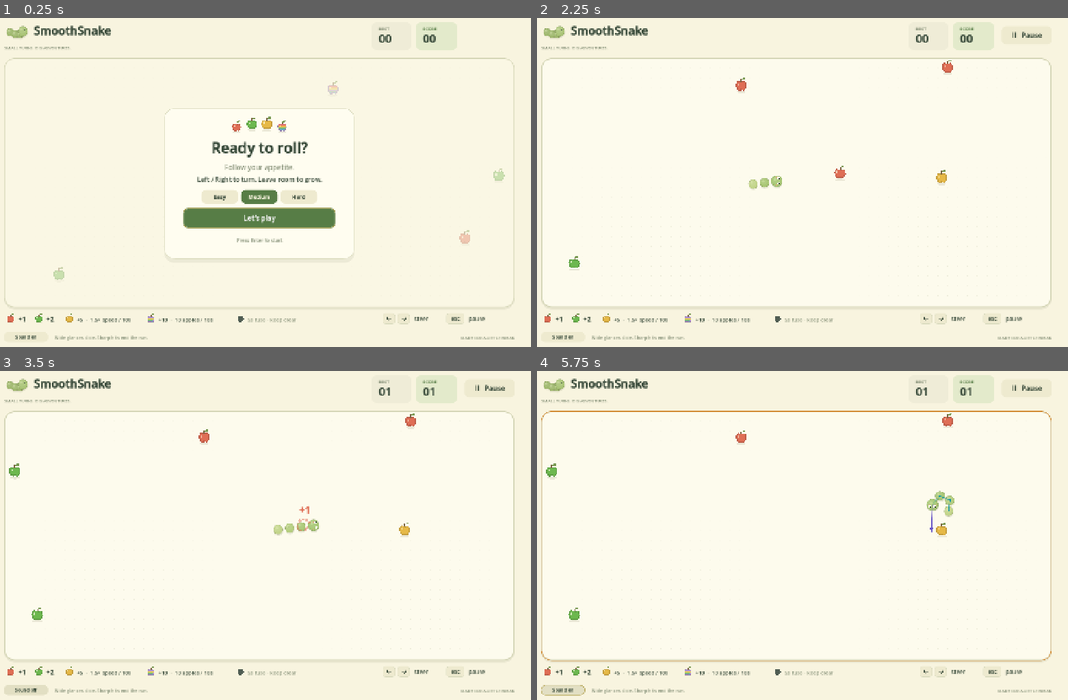
Above: before the commit, frames 1-4 (two rows, left to right).
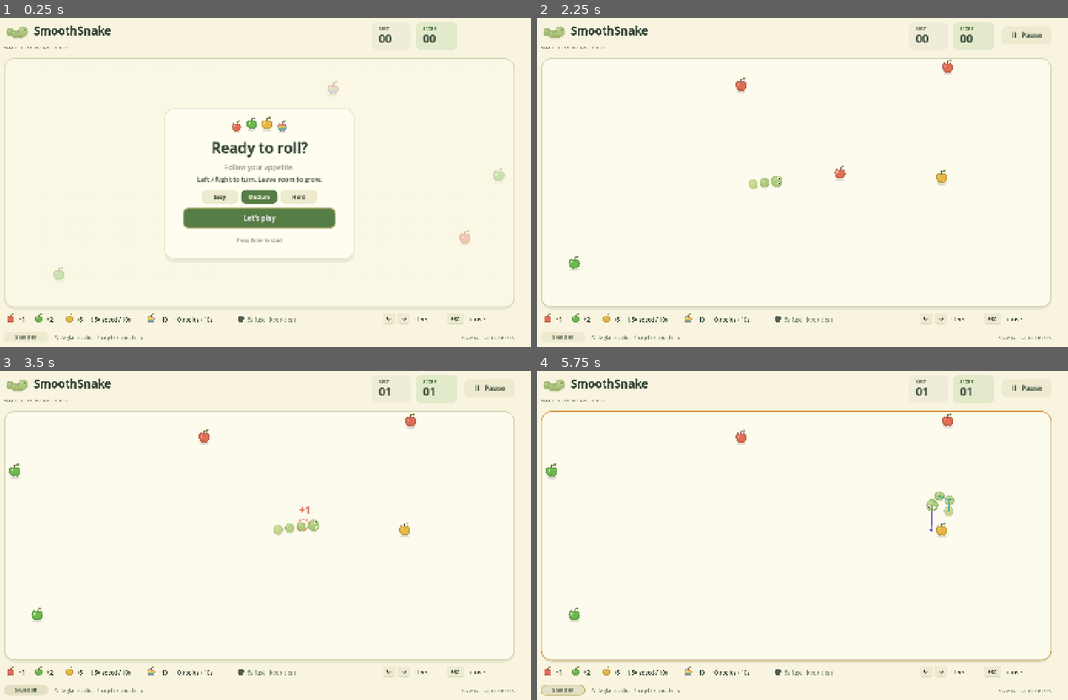
Above: after the commit, the same moments.

Repository: PPMark0712/SmoothSnake
Game: Godot game, scene res://scenes/main.tscn
Two runs of this game, one before a commit and one after it. Both use one fixed random seed, a clock stepped at 60 frames per second and the inputs below.
Inputs:
- Up to frame 1 (0.25 s): no input
- Up to frame 2 (2.25 s): click "Let's play" at 0.5 s; click "II Pause" at 1.25 s; click "Easy" at 2 s
- Up to frame 3 (3.5 s): click "Sound on" at 2.75 s
- Up to frame 4 (5.75 s): click "Sound off" at 3.5 s; hold D 4.28-5.03 s; tap R at 4.35, 5.1 s; hold Left from 5.03 s (still down)

The runs differ from the first frame. In frame 1, 0.8% of the frame differs, in the area x 0-97%, y 2-99%; in frame 2, 1.2%; in frame 3, 1.2%; in frame 4, 1.3%.

Commit message:
Optimize Web rendering

Diff:
--- a/project.godot
+++ b/project.godot
@@ -23,7 +23,7 @@
 environment/defaults/default_clear_color=Color(0.973, 0.957, 0.875, 1)
 
 [physics]
-common/physics_ticks_per_second=120
+common/physics_ticks_per_second=60
 
 [audio]
 driver/enable_input=false
--- /dev/null
+++ b/scripts/apple_atlas.gd
@@ -0,0 +1,111 @@
+extends Node2D
+## Pre-renders all apple kinds into one shared texture.
+
+const Model = preload("res://scripts/snake_model.gd")
+const COLORS = [
+	Color("#df6e55"),
+	Color("#e6b947"),
+	Color("#b093ce"),
+	Color("#6db84f"),
+]
+const CELL_SIZE := 64
+const DISPLAY_SIZE := 64.0
+const RENDER_SCALE := 1.0
+
+
+func _draw() -> void:
+	for kind in range(COLORS.size()):
+		draw_apple(
+			Vector2(kind * CELL_SIZE + CELL_SIZE * 0.5, CELL_SIZE * 0.5),
+			kind,
+			RENDER_SCALE,
+		)
+
+
+func draw_apple(position: Vector2, kind: int, scale_value: float) -> void:
+	var color: Color = COLORS[kind]
+	var outline := PackedVector2Array(
+		[
+			Vector2(-3, -10),
+			Vector2(-9, -12),
+			Vector2(-13, -8),
+			Vector2(-15, -2),
+			Vector2(-13, 7),
+			Vector2(-8, 13),
+			Vector2(-2, 14),
+			Vector2(1, 12),
+			Vector2(7, 14),
+			Vector2(12, 9),
+			Vector2(15, 1),
+			Vector2(13, -7),
+			Vector2(8, -11),
+			Vector2(2, -10)
+		]
+	)
+	draw_set_transform(position, 0.0, Vector2.ONE * scale_value)
+	ellipse(Vector2(0, 17), Vector2(13, 3), Color(0.40, 0.38, 0.22, 0.13))
+	draw_colored_polygon(outline, color.darkened(0.15))
+	draw_colored_polygon(
+		PackedVector2Array(
+			[
+				Vector2(-11, -7),
+				Vector2(-5, -10),
+				Vector2(1, -7),
+				Vector2(8, -9),
+				Vector2(12, -4),
+				Vector2(11, 5),
+				Vector2(6, 11),
+				Vector2(0, 9),
+				Vector2(-7, 10),
+				Vector2(-12, 3)
+			]
+		),
+		color
+	)
+	if kind == Model.Apple.RAINBOW:
+		draw_colored_polygon(
+			PackedVector2Array(
+				[Vector2(-11, -8), Vector2(10, -8), Vector2(12, -5), Vector2(-12, -5)]
+			),
+			Color("#df6e73")
+		)
+		draw_colored_polygon(
+			PackedVector2Array(
+				[Vector2(-12, -4), Vector2(12, -4), Vector2(12, -1), Vector2(-12, -1)]
+			),
+			Color("#efa34f")
+		)
+		draw_colored_polygon(
+			PackedVector2Array([Vector2(-12, 0), Vector2(12, 0), Vector2(11, 3), Vector2(-11, 3)]),
+			Color("#e8cf55")
+		)
+		draw_colored_polygon(
+			PackedVector2Array([Vector2(-11, 4), Vector2(11, 4), Vector2(9, 7), Vector2(-10, 7)]),
+			Color("#78b979")
+		)
+		draw_colored_polygon(
+			PackedVector2Array(
+				[
+					Vector2(-9, 8),
+					Vector2(8, 8),
+					Vector2(6, 11),
+					Vector2(0, 9),
+					Vector2(-7, 10),
+				]
+			),
+			Color("#65a9c4")
+		)
+	draw_rect(Rect2(-9, -6, 4, 6), Color(1, 1, 0.91, 0.70))
+	draw_rect(Rect2(-1, -17, 3, 8), Color("#7b6443"))
+	draw_colored_polygon(
+		PackedVector2Array([Vector2(1, -15), Vector2(5, -20), Vector2(12, -20), Vector2(9, -15)]),
+		Color("#7b9a54")
+	)
+	draw_set_transform(Vector2.ZERO)
+
+
+func ellipse(position: Vector2, size_value: Vector2, color: Color) -> void:
+	var polygon := PackedVector2Array()
+	for i in range(24):
+		polygon.append(position + Vector2.from_angle(float(i) * TAU / 24.0) * size_value)
+	draw_colored_polygon(polygon, color)
--- a/scripts/game.gd
+++ b/scripts/game.gd
@@ -5,6 +5,8 @@
 enum State { READY, PLAYING, PAUSED, OVER, DYING }
 
 const Model = preload("res://scripts/snake_model.gd")
+const StaticBackdrop = preload("res://scripts/static_backdrop.gd")
+const AppleAtlas = preload("res://scripts/apple_atlas.gd")
 const PICKUP_SOUNDS = [
 	preload("res://assets/audio/pickup_red.wav"),
 	preload("res://assets/audio/pickup_gold.wav"),
@@ -57,6 +59,7 @@
 var impact_flash := 0.0
 var slide_fx_cooldown := 0.0
 var blast_death_left := 0.0
+var apple_atlas: Texture2D
 
 
 func _ready() -> void:
@@ -77,6 +80,8 @@
 	model.died.connect(_on_death)
 	model.contact_evaluated.connect(_on_contact_evaluated)
 	build_draw_batches()
+	build_static_backdrop()
+	build_apple_atlas()
 	add_child(audio)
 	add_child(pickup_audio)
 	pickup_audio.volume_db = -9.0
@@ -85,6 +90,43 @@
 	set_state(State.READY)
 	get_viewport().size_changed.connect(layout_ui)
 	layout_ui()
+
+
+func build_static_backdrop() -> void:
+	var static_viewport := SubViewport.new()
+	static_viewport.name = "StaticBackdropViewport"
+	static_viewport.size = Vector2i(1440, 900)
+	static_viewport.disable_3d = true
+	static_viewport.gui_disable_input = true
+	static_viewport.render_target_update_mode = SubViewport.UPDATE_DISABLED
+	add_child(static_viewport)
+
+	var backdrop := StaticBackdrop.new()
+	static_viewport.add_child(backdrop)
+	backdrop.configure(font, bold, board_dot_segments)
+
+	var sprite := Sprite2D.new()
+	sprite.name = "StaticBackdrop"
+	sprite.centered = false
+	sprite.texture = static_viewport.get_texture()
+	sprite.texture_filter = CanvasItem.TEXTURE_FILTER_NEAREST
+	sprite.z_index = -100
+	add_child(sprite)
+	static_viewport.render_target_update_mode = SubViewport.UPDATE_ONCE
+
+
+func build_apple_atlas() -> void:
+	var atlas_viewport := SubViewport.new()
+	atlas_viewport.name = "AppleAtlasViewport"
+	atlas_viewport.size = Vector2i(AppleAtlas.CELL_SIZE * APPLE_COLORS.size(), AppleAtlas.CELL_SIZE)
+	atlas_viewport.transparent_bg = true
+	atlas_viewport.disable_3d = true
+	atlas_viewport.gui_disable_input = true
+	atlas_viewport.render_target_update_mode = SubViewport.UPDATE_DISABLED
+	add_child(atlas_viewport)
+	atlas_viewport.add_child(AppleAtlas.new())
+	apple_atlas = atlas_viewport.get_texture()
+	atlas_viewport.render_target_update_mode = SubViewport.UPDATE_ONCE
 
 
 func build_draw_batches() -> void:
@@ -308,22 +350,7 @@
 func _draw() -> void:
 	if font == null:
 		return
-	draw_rect(Rect2(0, 0, 1440, 900), PAPER)
-	draw_brand()
 	draw_hud()
-	rounded_box(
-		Rect2(Model.ARENA.position + Vector2(0, 4), Model.ARENA.size),
-		Color(0.33, 0.36, 0.20, 0.09),
-		Model.ARENA_CORNER_RADIUS,
-	)
-	rounded_box(
-		Model.ARENA,
-		Color("#fdfbed"),
-		Model.ARENA_CORNER_RADIUS,
-		Color("#d5d6b7"),
-		3,
-	)
-	draw_multiline(board_dot_segments, Color(0.57, 0.60, 0.42, 0.14), 1.6, true)
 	for apple in model.apples:
 		var p: Vector2 = apple["position"]
 		var bob := sin(visual_time * 2.6 + p.x) * 2.0
@@ -382,20 +409,10 @@
 			3.0,
 			true,
 		)
-	draw_footer()
 	if menu.visible:
 		draw_menu()
 	if debug_mode:
 		draw_debug_overlay()
-
-
-func draw_brand() -> void:
-	for i in range(3):
-		ball(Vector2(64 + i * 13, 62 + sin(float(i)) * 7), 9.0, Color("#9fb86d"))
-	ball(Vector2(98, 60), 12, Color("#aac477"))
-	draw_circle(Vector2(101, 57), 2, INK)
-	text_at("SmoothSnake", Vector2(126, 70), 30, INK, bold)
-	text_at("SMALL TURNS. BIG ADVENTURES.", Vector2(49, 108), 11, MUTED)
 
 
 func draw_hud() -> void:
@@ -409,11 +426,7 @@
 			Model.RAINBOW_DURATION,
 			Color("#9b7cbd"),
 		)
-	rounded_box(Rect2(1016, 35, 104, 76), Color("#efecd7"), 16)
-	rounded_box(Rect2(1132, 35, 108, 76), Color("#e3eacb"), 16)
-	text_at("BEST", Vector2(1034, 58), 11, MUTED, bold)
 	text_at(str(best).pad_zeros(2), Vector2(1034, 91), 29, INK, bold)
-	text_at("SCORE", Vector2(1150, 58), 11, GREEN, bold)
 	text_at(str(model.score).pad_zeros(2), Vector2(1150, 91), 29, INK, bold)
 
 
@@ -545,85 +558,14 @@
 
 
 func draw_apple(position: Vector2, kind: int, scale_value: float = 1.0) -> void:
-	var color: Color = APPLE_COLORS[kind]
-	var outline := PackedVector2Array(
-		[
-			Vector2(-3, -10),
-			Vector2(-9, -12),
-			Vector2(-13, -8),
-			Vector2(-15, -2),
-			Vector2(-13, 7),
-			Vector2(-8, 13),
-			Vector2(-2, 14),
-			Vector2(1, 12),
-			Vector2(7, 14),
-			Vector2(12, 9),
-			Vector2(15, 1),
-			Vector2(13, -7),
-			Vector2(8, -11),
-			Vector2(2, -10)
-		]
-	)
-	draw_set_transform(position, 0.0, Vector2.ONE * scale_value)
-	ellipse(Vector2(0, 17), Vector2(13, 3), Color(0.40, 0.38, 0.22, 0.13))
-	draw_colored_polygon(outline, color.darkened(0.15))
-	draw_colored_polygon(
-		PackedVector2Array(
-			[
-				Vector2(-11, -7),
-				Vector2(-5, -10),
-				Vector2(1, -7),
-				Vector2(8, -9),
-				Vector2(12, -4),
-				Vector2(11, 5),
-				Vector2(6, 11),
-				Vector2(0, 9),
-				Vector2(-7, 10),
-				Vector2(-12, 3)
-			]
-		),
-		color
-	)
-	if kind == Model.Apple.RAINBOW:
-		draw_colored_polygon(
-			PackedVector2Array(
-				[Vector2(-11, -8), Vector2(10, -8), Vector2(12, -5), Vector2(-12, -5)]
-			),
-			Color("#df6e73")
-		)
-		draw_colored_polygon(
-			PackedVector2Array(
-				[Vector2(-12, -4), Vector2(12, -4), Vector2(12, -1), Vector2(-12, -1)]
-			),
-			Color("#efa34f")
-		)
-		draw_colored_polygon(
-			PackedVector2Array([Vector2(-12, 0), Vector2(12, 0), Vector2(11, 3), Vector2(-11, 3)]),
-			Color("#e8cf55")
-		)
-		draw_colored_polygon(
-			PackedVector2Array([Vector2(-11, 4), Vector2(11, 4), Vector2(9, 7), Vector2(-10, 7)]),
-			Color("#78b979")
-		)
-		draw_colored_polygon(
-			PackedVector2Array(
-				[
-					Vector2(-9, 8),
-					Vector2(8, 8),
-					Vector2(6, 11),
-					Vector2(0, 9),
-					Vector2(-7, 10),
-				]
-			),
-			Color("#65a9c4")
-		)
-	draw_rect(Rect2(-9, -6, 4, 6), Color(1, 1, 0.91, 0.70))
-	draw_rect(Rect2(-1, -17, 3, 8), Color("#7b6443"))
-	draw_colored_polygon(
-		PackedVector2Array([Vector2(1, -15), Vector2(5, -20), Vector2(12, -20), Vector2(9, -15)]),
-		Color("#7b9a54")
-	)
-	draw_set_transform(Vector2.ZERO)
+	if apple_atlas == null:
+		return
+	var display_size := Vector2.ONE * AppleAtlas.DISPLAY_SIZE * scale_value
+	draw_texture_rect_region(
+		apple_atlas,
+		Rect2(position - display_size * 0.5, display_size),
+		Rect2(kind * AppleAtlas.CELL_SIZE, 0, AppleAtlas.CELL_SIZE, AppleAtlas.CELL_SIZE),
+	)
 
 
 func draw_bomb(bomb: Dictionary) -> void:
@@ -652,26 +594,6 @@
 	draw_arc(
 		p, 27, -PI / 2, -PI / 2 + TAU * remaining / Model.BOMB_FUSE, 48, Color("#cb815a"), 2.5, true
 	)
-
-
-func draw_footer() -> void:
-	draw_apple(Vector2(66, 817), Model.Apple.RED, 0.65)
-	text_at("+1", Vector2(86, 824), 15, INK, bold)
-	draw_apple(Vector2(140, 817), Model.Apple.GREEN, 0.65)
-	text_at("+2", Vector2(160, 824), 15, INK, bold)
-	draw_apple(Vector2(220, 817), Model.Apple.GOLD, 0.65)
-	text_at("+5  ·  1.5× speed / 10s", Vector2(240, 824), 14, INK)
-	draw_apple(Vector2(435, 817), Model.Apple.RAINBOW, 0.65)
-	text_at("+10  ·  10 apples / 10s", Vector2(455, 824), 14, INK)
-	draw_circle(Vector2(670, 817), 8, Color("#505d53"))
-	text_at("5s fuse · keep clear", Vector2(689, 824), 14, MUTED)
-	keycap(Rect2(1045, 802, 32, 29), "←")
-	keycap(Rect2(1084, 802, 32, 29), "→")
-	text_at("steer", Vector2(1127, 823), 15, INK)
-	keycap(Rect2(1212, 802, 47, 29), "esc")
-	text_at("pause", Vector2(1270, 823), 15, INK)
-	text_at("Wide glances slide. Sharp hits end the run.", Vector2(181, 871), 12, MUTED)
-	right_text("MADE FOR A LITTLE BREAK", Vector2(1391, 871), 11, MUTED)
 
 
 func draw_menu() -> void:
@@ -721,25 +643,6 @@
 		center_text("Press R to try again", Vector2(720, 615), 13, MUTED)
 
 
-func keycap(rect: Rect2, label: String) -> void:
-	rounded_box(rect, Color("#eeeacf"), 6, Color("#dbdcc0"), 1)
-	if label in ["←", "→"]:
-		var direction := -1.0 if label == "←" else 1.0
-		var center := rect.get_center()
-		var tip := center + Vector2(6 * direction, 0)
-		draw_line(center - Vector2(6 * direction, 0), tip, INK, 1.5, true)
-		draw_polyline(
-			PackedVector2Array(
-				[tip + Vector2(-4 * direction, -4), tip, tip + Vector2(-4 * direction, 4)]
-			),
-			INK,
-			1.5,
-			true
-		)
-	else:
-		center_text(label, Vector2(rect.get_center().x, rect.position.y + 20), 15, INK)
-
-
 func rounded_box(
 	rect: Rect2, color: Color, corner: int, border: Color = Color.TRANSPARENT, width: int = 0
 ) -> void:
@@ -789,18 +692,6 @@
 		size_value,
 		color,
 		f
-	)
-
-
-func right_text(value: String, position: Vector2, size_value: int, color: Color) -> void:
-	text_at(
-		value,
-		(
-			position
-			- Vector2(font.get_string_size(value, HORIZONTAL_ALIGNMENT_LEFT, -1, size_value).x, 0)
-		),
-		size_value,
-		color
 	)
 
 
--- /dev/null
+++ b/scripts/static_backdrop.gd
@@ -0,0 +1,280 @@
+extends Node2D
+## Drawn once into a viewport-sized texture and reused without resampling.
+
+const Model = preload("res://scripts/snake_model.gd")
+const APPLE_COLORS = [
+	Color("#df6e55"),
+	Color("#e6b947"),
+	Color("#b093ce"),
+	Color("#6db84f"),
+]
+const INK := Color("#354737")
+const MUTED := Color("#859077")
+const GREEN := Color("#577d46")
+const PAPER := Color("#f8f4df")
+
+var font: Font
+var bold: Font
+var board_dot_segments := PackedVector2Array()
+var rounded_style_cache: Dictionary = {}
+
+
+func configure(normal_font: Font, bold_font: Font, dots: PackedVector2Array) -> void:
+	font = normal_font
+	bold = bold_font
+	board_dot_segments = dots
+	queue_redraw()
+
+
+func _draw() -> void:
+	if font == null:
+		return
+	draw_rect(Rect2(0, 0, 1440, 900), PAPER)
+	draw_brand()
+	draw_hud_frame()
+	rounded_box(
+		Rect2(Model.ARENA.position + Vector2(0, 4), Model.ARENA.size),
+		Color(0.33, 0.36, 0.20, 0.09),
+		Model.ARENA_CORNER_RADIUS,
+	)
+	rounded_box(
+		Model.ARENA,
+		Color("#fdfbed"),
+		Model.ARENA_CORNER_RADIUS,
+		Color("#d5d6b7"),
+		3,
+	)
+	draw_multiline(board_dot_segments, Color(0.57, 0.60, 0.42, 0.14), 1.6, true)
+	draw_footer()
+
+
+func draw_brand() -> void:
+	for i in range(3):
+		ball(Vector2(64 + i * 13, 62 + sin(float(i)) * 7), 9.0, Color("#9fb86d"))
+	ball(Vector2(98, 60), 12, Color("#aac477"))
+	draw_circle(Vector2(101, 57), 2, INK)
+	text_at("SmoothSnake", Vector2(126, 70), 30, INK, bold)
+	text_at("SMALL TURNS. BIG ADVENTURES.", Vector2(49, 108), 11, MUTED)
+
+
+func draw_hud_frame() -> void:
+	rounded_box(Rect2(1016, 35, 104, 76), Color("#efecd7"), 16)
+	rounded_box(Rect2(1132, 35, 108, 76), Color("#e3eacb"), 16)
+	text_at("BEST", Vector2(1034, 58), 11, MUTED, bold)
+	text_at("SCORE", Vector2(1150, 58), 11, GREEN, bold)
+
+
+func draw_footer() -> void:
+	draw_apple(Vector2(66, 817), Model.Apple.RED, 0.65)
+	text_at("+1", Vector2(86, 824), 15, INK, bold)
+	draw_apple(Vector2(140, 817), Model.Apple.GREEN, 0.65)
+	text_at("+2", Vector2(160, 824), 15, INK, bold)
+	draw_apple(Vector2(220, 817), Model.Apple.GOLD, 0.65)
+	text_at("+5  ·  1.5× speed / 10s", Vector2(240, 824), 14, INK)
+	draw_apple(Vector2(435, 817), Model.Apple.RAINBOW, 0.65)
+	text_at("+10  ·  10 apples / 10s", Vector2(455, 824), 14, INK)
+	draw_circle(Vector2(670, 817), 8, Color("#505d53"))
+	text_at("5s fuse · keep clear", Vector2(689, 824), 14, MUTED)
+	keycap(Rect2(1045, 802, 32, 29), "←")
+	keycap(Rect2(1084, 802, 32, 29), "→")
+	text_at("steer", Vector2(1127, 823), 15, INK)
+	keycap(Rect2(1212, 802, 47, 29), "esc")
+	text_at("pause", Vector2(1270, 823), 15, INK)
+	text_at("Wide glances slide. Sharp hits end the run.", Vector2(181, 871), 12, MUTED)
+	right_text("MADE FOR A LITTLE BREAK", Vector2(1391, 871), 11, MUTED)
+
+
+func keycap(rect: Rect2, label: String) -> void:
+	rounded_box(rect, Color("#eeeacf"), 6, Color("#dbdcc0"), 1)
+	if label in ["←", "→"]:
+		var direction := -1.0 if label == "←" else 1.0
+		var center := rect.get_center()
+		var tip := center + Vector2(6 * direction, 0)
+		draw_line(center - Vector2(6 * direction, 0), tip, INK, 1.5, true)
+		draw_polyline(
+			PackedVector2Array(
+				[tip + Vector2(-4 * direction, -4), tip, tip + Vector2(-4 * direction, 4)]
+			),
+			INK,
+			1.5,
+			true
+		)
+	else:
+		center_text(label, Vector2(rect.get_center().x, rect.position.y + 20), 15, INK)
+
+
+func ball(position: Vector2, radius: float, color: Color) -> void:
+	draw_circle(
+		position + Vector2(1, 4),
+		radius + 0.6,
+		Color(0.36, 0.40, 0.20, 0.13),
+		true,
+		-1,
+		true
+	)
+	draw_circle(position, radius + 0.8, color.darkened(0.21), true, -1, true)
+	draw_circle(position, radius, color, true, -1, true)
+	draw_circle(
+		position + Vector2(-radius * 0.15, -radius * 0.22),
+		radius * 0.73,
+		color.lightened(0.08),
+		true,
+		-1,
+		true
+	)
+	draw_circle(
+		position + Vector2(-radius * 0.30, -radius * 0.38),
+		radius * 0.30,
+		Color(1.0, 1.0, 0.87, 0.23),
+		true,
+		-1,
+		true
+	)
+
+
+func draw_apple(position: Vector2, kind: int, scale_value: float = 1.0) -> void:
+	var color: Color = APPLE_COLORS[kind]
+	var outline := PackedVector2Array(
+		[
+			Vector2(-3, -10),
+			Vector2(-9, -12),
+			Vector2(-13, -8),
+			Vector2(-15, -2),
+			Vector2(-13, 7),
+			Vector2(-8, 13),
+			Vector2(-2, 14),
+			Vector2(1, 12),
+			Vector2(7, 14),
+			Vector2(12, 9),
+			Vector2(15, 1),
+			Vector2(13, -7),
+			Vector2(8, -11),
+			Vector2(2, -10)
+		]
+	)
+	draw_set_transform(position, 0.0, Vector2.ONE * scale_value)
+	ellipse(Vector2(0, 17), Vector2(13, 3), Color(0.40, 0.38, 0.22, 0.13))
+	draw_colored_polygon(outline, color.darkened(0.15))
+	draw_colored_polygon(
+		PackedVector2Array(
+			[
+				Vector2(-11, -7),
+				Vector2(-5, -10),
+				Vector2(1, -7),
+				Vector2(8, -9),
+				Vector2(12, -4),
+				Vector2(11, 5),
+				Vector2(6, 11),
+				Vector2(0, 9),
+				Vector2(-7, 10),
+				Vector2(-12, 3)
+			]
+		),
+		color
+	)
+	if kind == Model.Apple.RAINBOW:
+		draw_colored_polygon(
+			PackedVector2Array(
+				[Vector2(-11, -8), Vector2(10, -8), Vector2(12, -5), Vector2(-12, -5)]
+			),
+			Color("#df6e73")
+		)
+		draw_colored_polygon(
+			PackedVector2Array(
+				[Vector2(-12, -4), Vector2(12, -4), Vector2(12, -1), Vector2(-12, -1)]
+			),
+			Color("#efa34f")
+		)
+		draw_colored_polygon(
+			PackedVector2Array([Vector2(-12, 0), Vector2(12, 0), Vector2(11, 3), Vector2(-11, 3)]),
+			Color("#e8cf55")
+		)
+		draw_colored_polygon(
+			PackedVector2Array([Vector2(-11, 4), Vector2(11, 4), Vector2(9, 7), Vector2(-10, 7)]),
+			Color("#78b979")
+		)
+		draw_colored_polygon(
+			PackedVector2Array(
+				[
+					Vector2(-9, 8),
+					Vector2(8, 8),
+					Vector2(6, 11),
+					Vector2(0, 9),
+					Vector2(-7, 10),
+				]
+			),
+			Color("#65a9c4")
+		)
+	draw_rect(Rect2(-9, -6, 4, 6), Color(1, 1, 0.91, 0.70))
+	draw_rect(Rect2(-1, -17, 3, 8), Color("#7b6443"))
+	draw_colored_polygon(
+		PackedVector2Array([Vector2(1, -15), Vector2(5, -20), Vector2(12, -20), Vector2(9, -15)]),
+		Color("#7b9a54")
+	)
+	draw_set_transform(Vector2.ZERO)
+
+
+func rounded_box(
+	rect: Rect2, color: Color, corner: int, border: Color = Color.TRANSPARENT, width: int = 0
+) -> void:
+	var key := "%s:%d:%s:%d" % [color.to_html(), corner, border.to_html(), width]
+	var style: StyleBoxFlat = rounded_style_cache.get(key)
+	if style == null:
+		style = StyleBoxFlat.new()
+		style.bg_color = color
+		style.set_corner_radius_all(corner)
+		style.border_color = border
+		style.set_border_width_all(width)
+		rounded_style_cache[key] = style
+	draw_style_box(style, rect)
+
+
+func ellipse(position: Vector2, size_value: Vector2, color: Color) -> void:
+	var polygon := PackedVector2Array()
+	for i in range(24):
+		polygon.append(position + Vector2.from_angle(float(i) * TAU / 24.0) * size_value)
+	draw_colored_polygon(polygon, color)
+
+
+func text_at(
+	value: String, position: Vector2, size_value: int, color: Color, typeface: Font = null
+) -> void:
+	draw_string(
+		typeface if typeface else font,
+		position,
+		value,
+		HORIZONTAL_ALIGNMENT_LEFT,
+		-1,
+		size_value,
+		color
+	)
+
+
+func center_text(
+	value: String, position: Vector2, size_value: int, color: Color, typeface: Font = null
+) -> void:
+	var selected_font := typeface if typeface else font
+	text_at(
+		value,
+		position
+		- Vector2(
+			selected_font.get_string_size(
+				value, HORIZONTAL_ALIGNMENT_LEFT, -1, size_value
+			).x
+			/ 2,
+			0
+		),
+		size_value,
+		color,
+		selected_font
+	)
+
+
+func right_text(value: String, position: Vector2, size_value: int, color: Color) -> void:
+	text_at(
+		value,
+		position
+		- Vector2(font.get_string_size(value, HORIZONTAL_ALIGNMENT_LEFT, -1, size_value).x, 0),
+		size_value,
+		color
+	)
Not shown, added: scripts/apple_atlas.gd.uid
Not shown, added: scripts/static_backdrop.gd.uid
